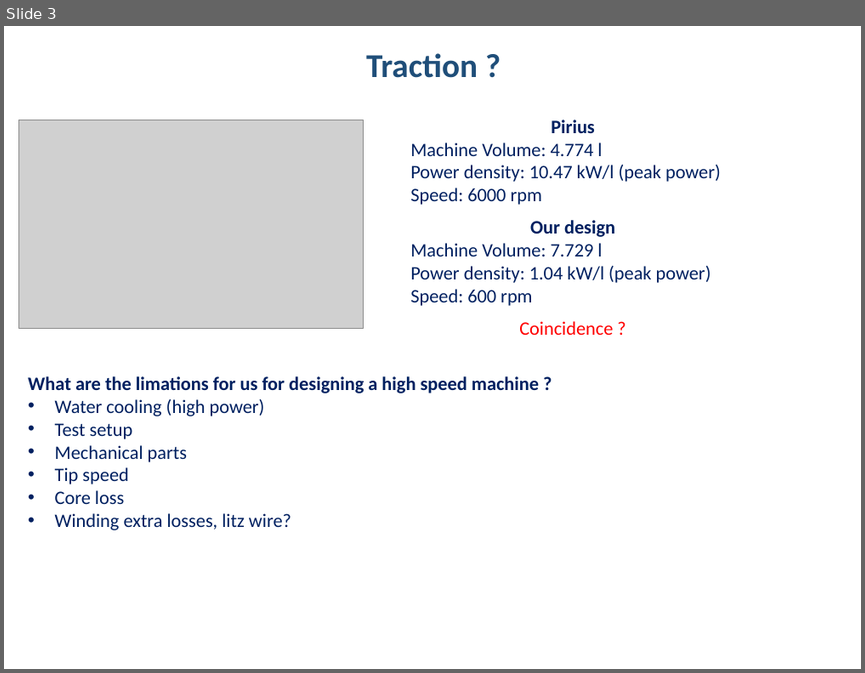
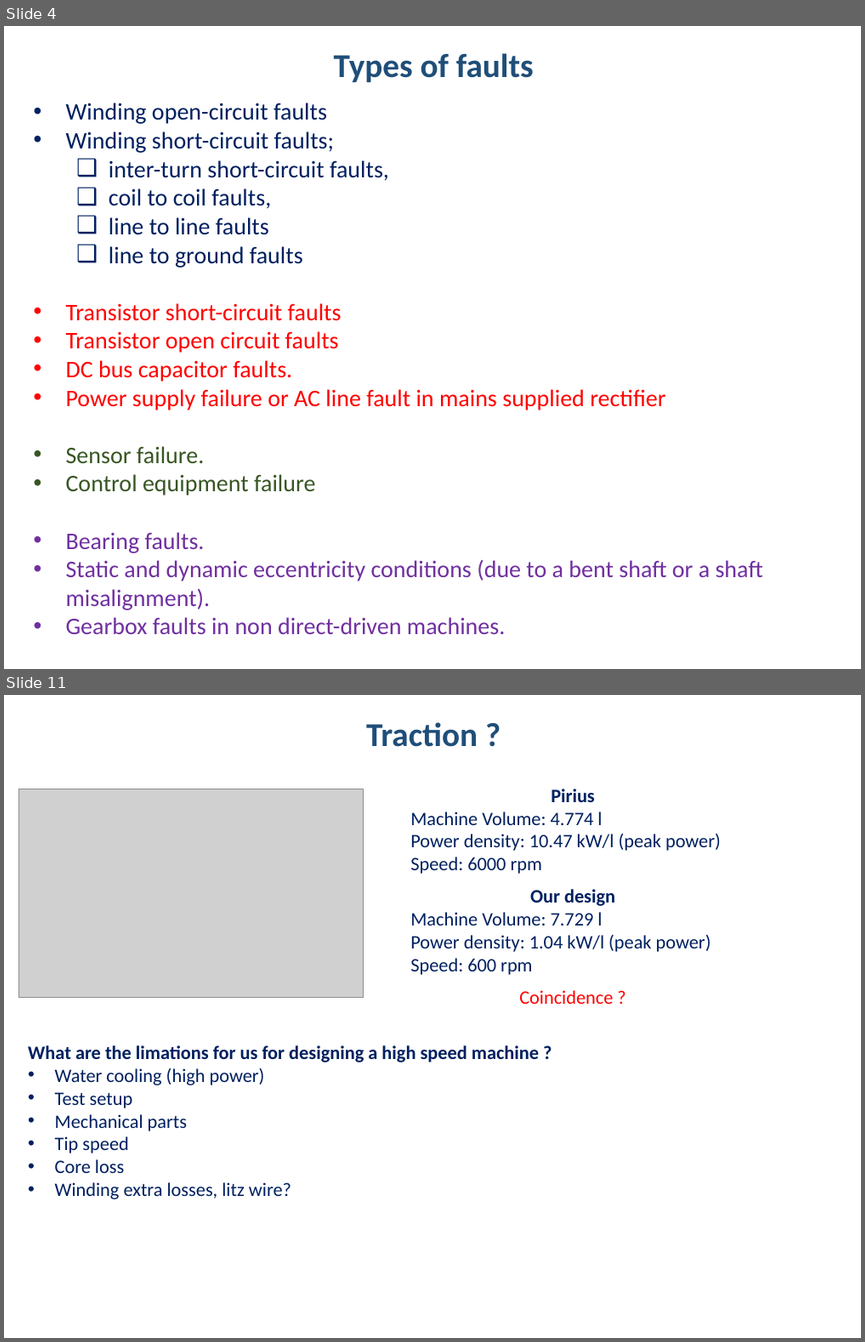
Before and after one commit to hakanpolat/IMMD, a slide deck: Literature/immd_ver2_research.pptx. Shown one above the other, each under a label of ours: slide 3 before the commit, slides 4 and 11 after it; the slides between them are not shown. The pictures are 865x673 and 865x1342 pixels, drawn with LibreOffice and Linux fonts; fonts in the diff are those of the drawing; grey boxes stand for pictures. Boxes give left, top, right and bottom in pixels: in the first picture for what was removed or moved away, otherwise in the second. Text is boxed around its words. In the diff, an @@ line names an element or a change of style, - is before the commit and + after.

Commit message:
Faultlar ile ilgili.

```diff
--- a/Literature/immd_ver2_research.pptx
+++ b/Literature/immd_ver2_research.pptx
@@ slide 4 added at bbox=[4, 26, 861, 669], background #FFFFFF @@
@@ text added at bbox=[334, 53, 534, 82], 28 pt, text #1F4E79, bold @@
+Types of faults
@@ text added at bbox=[66, 102, 763, 634], 20 pt, text #002060 @@
+• Winding open-circuit faults
+• Winding short-circuit faults;
+  ❑ inter-turn short-circuit faults,
+  ❑ coil to coil faults,
+  ❑ line to line faults
+  ❑ line to ground faults
+  • Transistor short-circuit faults
+  • Transistor open circuit faults
+  • DC bus capacitor faults.
+  • Power supply failure or AC line fault in mains supplied rectifier
+• Sensor failure.
+• Control equipment failure
+• Bearing faults.
+• Static and dynamic eccentricity conditions (due to a bent shaft or a shaft misalignment).
+• Gearbox faults in non direct-driven machines.
@@ what was slide 3 is now slide 11 @@
```
Also in this commit, not shown: 1 slide changed, 7 other slides added, 1 other file.
